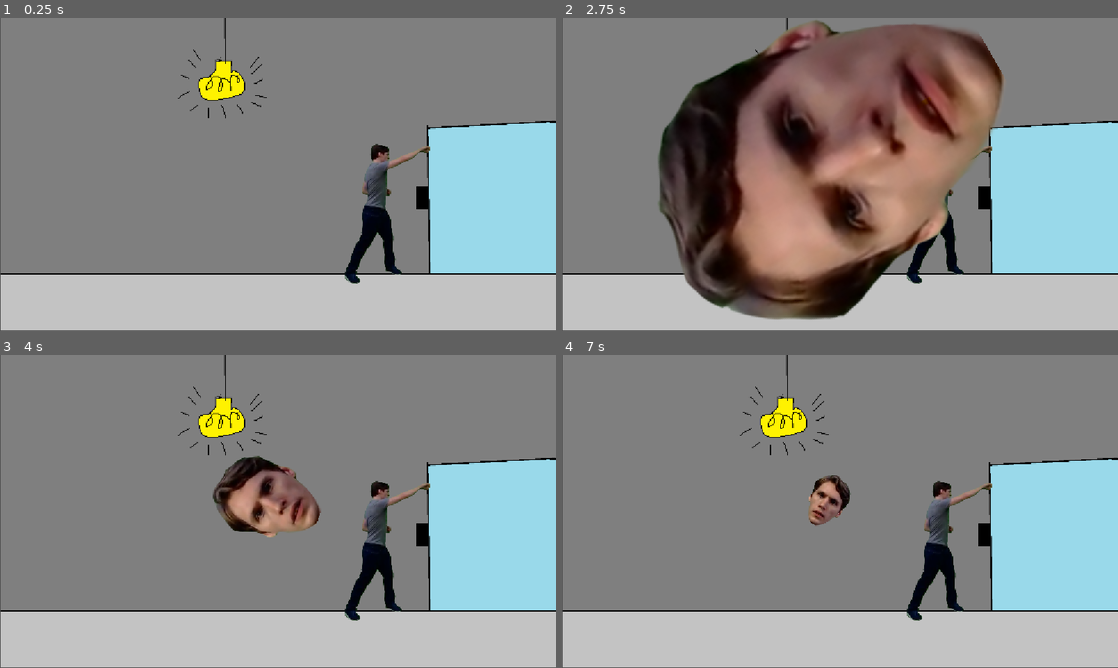
Above: before the commit, frames 1-4 (two rows, left to right).
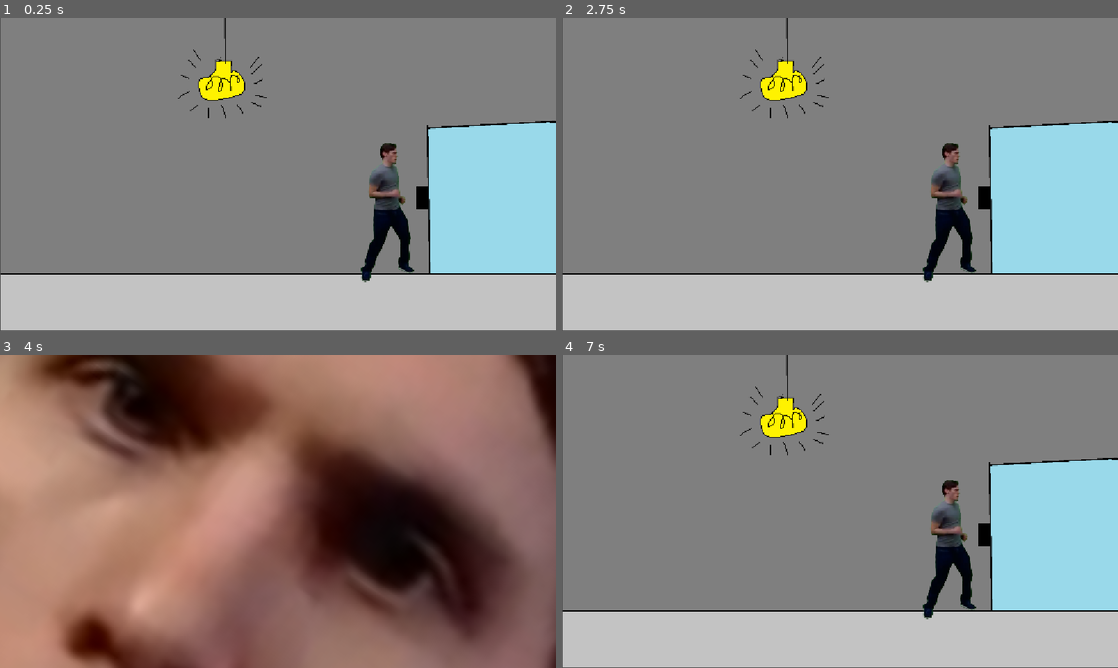
Above: after the commit, the same moments.

Repository: mushyp3a/dyhtg-2026
Game: Godot game, scene res://scenes/punching.tscn
The game is run twice, just before and just after one commit, with the same random seed, the same clock (stepped at 60 frames per second) and the same inputs. This scene is started directly instead of the project's main scene. Sound files missing from this copy of the repository are replaced by a short silence.
Inputs:
- Up to frame 1 (0.25 s): no input
- Up to frame 2 (2.75 s): tap Enter at 0.5, 2 s; tap P (enemy) at 0.6, 1.55, 2.1 s; tap Q (jerma) at 0.8, 1.35, 2.3 s; tap Space at 1.25 s
- Up to frame 3 (4 s): tap Q (jerma) at 2.85, 3.8 s; tap P (enemy) at 3.05, 3.6 s
- Up to frame 4 (7 s): tap Q (jerma) at 4.35, 5.3, 5.85, 6.8 s; tap P (enemy) at 4.55, 5.1, 6.05, 6.6 s; tap Space at 5.75 s; tap Enter at 6.5 s

The runs differ from the first frame. In frame 1, 2.6% of the frame differs, in the area x 62-78%, y 40-85%; in frame 2, 45%; in frame 3, 98%, in the area x 0-100%, y 0-100%; in frame 4, 3.5%.
Error before the commit: Invalid assignment of property or key 'texture' with value of type 'CompressedTexture2D' on a base object of type 'Nil'. (res://scripts/punching.gd:19)

Commit message:
fixed msuic player and punching

Diff:
--- a/resources/punching.tres
+++ b/resources/punching.tres
@@ -5,6 +5,6 @@
 
 [resource]
 script = ExtResource("1_o5sgt")
-bars = ["0000", "l0r0", "r0l0", "l0r0", "r0l0"]
+bars = ["0000", "00l0", "00r0", "00l0", "00r0"]
 magicalMysteryScript = ExtResource("1_m80yk")
 metadata/_custom_type_script = "uid://dthwm7vrtp53j"
--- a/scenes/punching.tscn
+++ b/scenes/punching.tscn
@@ -4,7 +4,7 @@
 [ext_resource type="Script" uid="uid://giqv5hiiwiil" path="res://scripts/rythm_controller.gd" id="1_7wbwj"]
 [ext_resource type="Texture2D" uid="uid://76qlow6awbg3" path="res://images/safepunchroom.png" id="2_j1wmm"]
 [ext_resource type="Resource" uid="uid://dpdeooqqh6yiu" path="res://resources/punching.tres" id="2_pfdg8"]
-[ext_resource type="Texture2D" uid="uid://dw4fm1b7rfoy0" path="res://images/jerma_right_punch.png" id="4_pfdg8"]
+[ext_resource type="Texture2D" uid="uid://vtcxelbq4uxd" path="res://images/jerma_neutral_punch.png" id="5_bvpf4"]
 [ext_resource type="AudioStream" uid="uid://bw4k36xkgjp4u" path="res://sfx/StageSixSafePunching.wav" id="6_bvpf4"]
 
 [node name="Node2D" type="Node2D" unique_id=960127294]
@@ -32,7 +32,7 @@
 [node name="jerma" type="Sprite2D" parent="." unique_id=345945378]
 position = Vector2(799, 402)
 scale = Vector2(0.45, 0.45)
-texture = ExtResource("4_pfdg8")
+texture = ExtResource("5_bvpf4")
 
 [node name="AudioStreamPlayer" type="AudioStreamPlayer" parent="." unique_id=2089315153]
 stream = ExtResource("6_bvpf4")
--- a/scripts/punching.gd
+++ b/scripts/punching.gd
@@ -1,26 +1,30 @@
 extends Node
-static var character: Sprite2D
 const leftPunch = preload("res://images/jerma_left_punch.png")
 const rightPunch = preload("res://images/jerma_right_punch.png")
 const neutral = preload("res://images/jerma_neutral_punch.png")
+static var rounds = 0
 
 # Called when the node enters the scene tree for the first time.
-func _ready() -> void:
-	character = $jerma
-
 
 # Called every frame. 'delta' is the elapsed time since the previous frame.
 func _process(delta: float) -> void:
 	pass
 
 static func onSuccess(interaction: String) -> void:
+	var scene = Engine.get_main_loop().current_scene
+	var character = scene.find_child("jerma", true, false)
 	if interaction == "l":
 		print("left baby")
 		character.texture = leftPunch
+		rounds = rounds + 1
 	elif interaction == "r":
 		print("actual right baby")
 		character.texture = rightPunch
+		rounds = rounds + 1
+	if rounds == 4:
+		SceneChanger.next_level()
 
 static func onFailure(interaction: String) -> void:
 	print("FIALURE")
+	rounds = 0
 	SceneChanger.restart_level()
--- a/scripts/scene_changer.gd
+++ b/scripts/scene_changer.gd
@@ -6,9 +6,11 @@
 var music = [
 	#preload("res://sfx/StageOneSawing.wav"),
 	#preload("res://sfx/StageTwoGuards.wav"),
+	#preload("res://sfx/StageFiveCombinationLock.wav"),
+	preload("res://sfx/StageSixSafePunching.wav"),
 	preload("res://sfx/StageFiveCombinationLock.wav"),
-	preload("res://sfx/StageSixSafePunching.wav")
 ]
+
 
 # MAKE SURE TO UNCOMMENT AFTER COMMIT
 var levels = [
@@ -16,13 +18,21 @@
 	#"res://scenes/security.tscn",
 	#"res://scenes/lasers.tscn",
 	# "res://scenes/hacking.tscn",
-	"res://scenes/combination_lock_level.tscn",
-	"res://scenes/punching.tscn"
-	#"res://scenes/ending_scene.tscn"
+	#"res://scenes/combination_lock_level.tscn",
+	"res://scenes/punching.tscn",
+	#"res://scenes/ending_scene.tscn",
+	"res://ui stuff/credits"
+
 ]
 
 var transition_node: TransitionNode
 var restart_transition_node: RestartTransitionNode
+var music_loops = 0
+
+func _on_music_finished():
+	music_loops += 1
+	if music_loops < 4:
+		music_player.play()
 
 # Called when the node enters the scene tree for the first time.
 func _ready() -> void:
@@ -30,6 +40,7 @@
 	restart_transition_node = get_node("/root/RestartTransitionNode") as RestartTransitionNode
 	music_player = AudioStreamPlayer.new()
 	add_child(music_player)
+	music_player.finished.connect(_on_music_finished)
 
 func next_level():
 	music_player.stop()
@@ -58,7 +69,6 @@
 var jerma_restart_delay: float = 0.7
 
 func restart_level():
-	music_player.stop()
 	print("Transitioning... >=)")
 	restart_transition_node.start_transitioning()
 	await get_tree().create_timer(jerma_restart_delay).timeout
